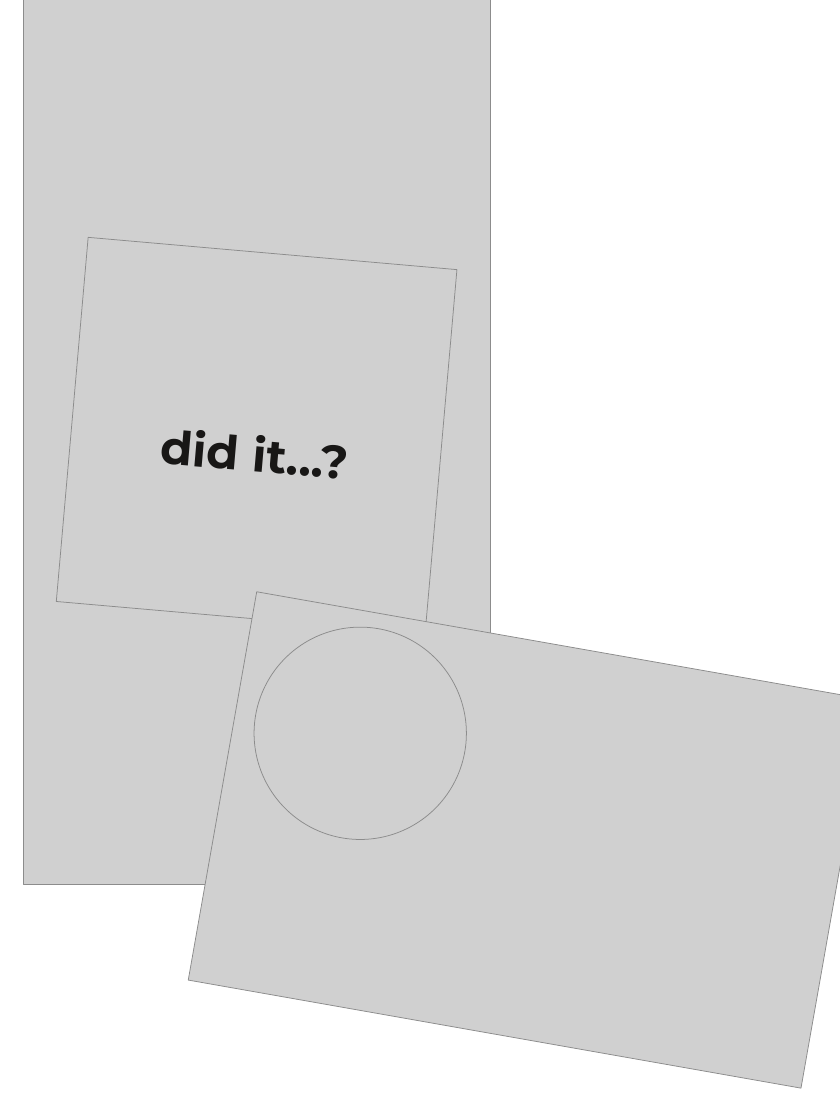
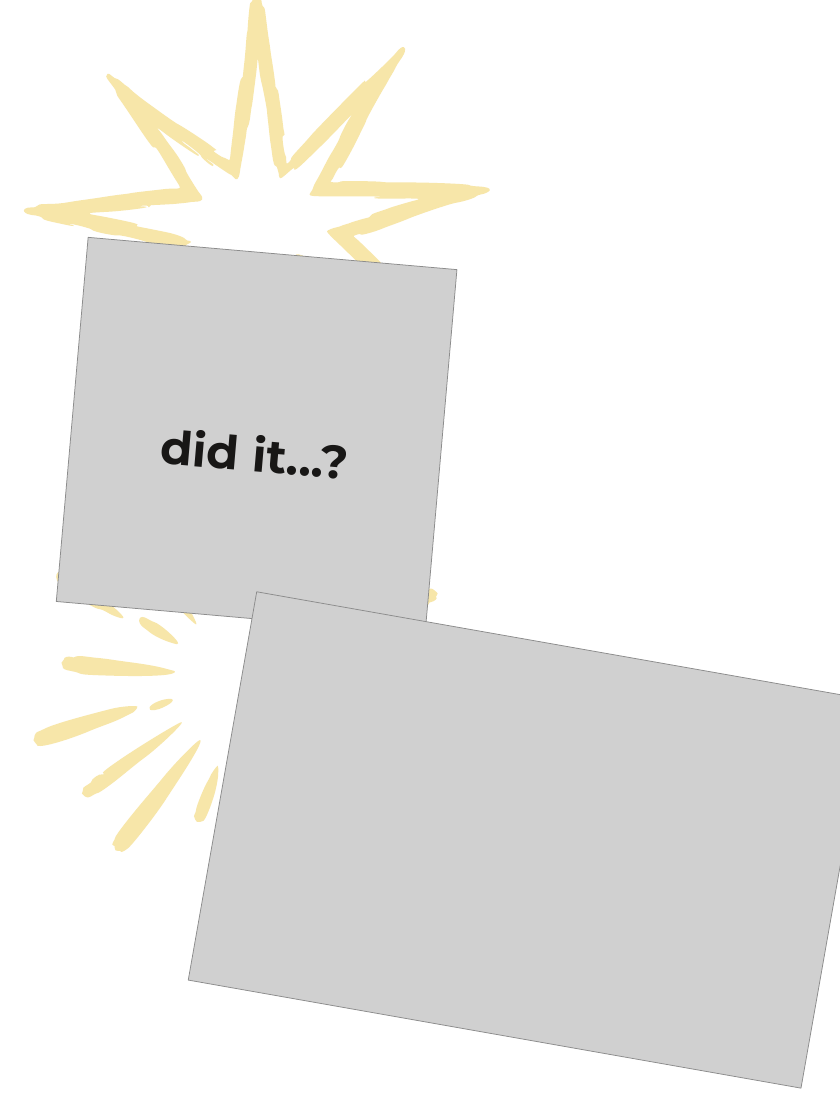
Before and after one commit to ScrollySocial/scrolly-engine, a slide deck: slide 5 of automation/reel-template-pack/22-put-it-to-the-test/carousel/Template 22 - Put it to the test - Carousel.pptx. Drawn at 840x1120 pixels with LibreOffice and Linux fonts; fonts in the diff are those of the drawing; grey boxes stand for pictures; background and template pictures are left out. Boxes give left, top, right and bottom in pixels: in the first picture for what was removed or moved away, otherwise in the second. Text is boxed around its words. In the diff, an @@ line names an element or a change of style, - is before the commit and + after.

```diff
--- a/automation/reel-template-pack/22-put-it-to-the-test/carousel/Template 22 - Put it to the test - Carousel.pptx
+++ b/automation/reel-template-pack/22-put-it-to-the-test/carousel/Template 22 - Put it to the test - Carousel.pptx
@@ picture removed at (23,0,490,885) @@
@@ freeform shape added at (23,0,490,885), fill #F7E6A9 @@
```
Also in this commit, not shown: 4 other slides changed, 34 other files.
